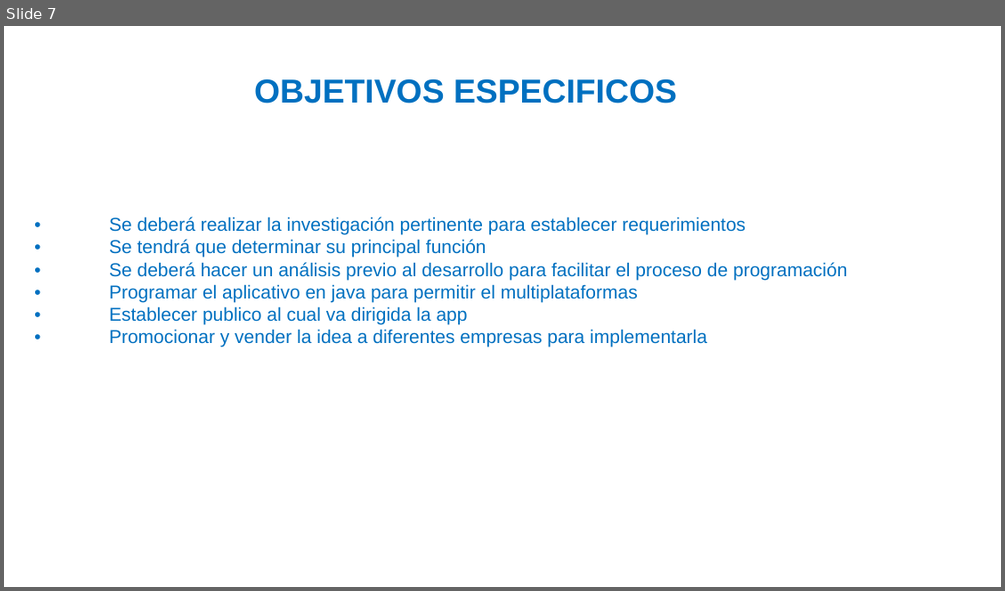
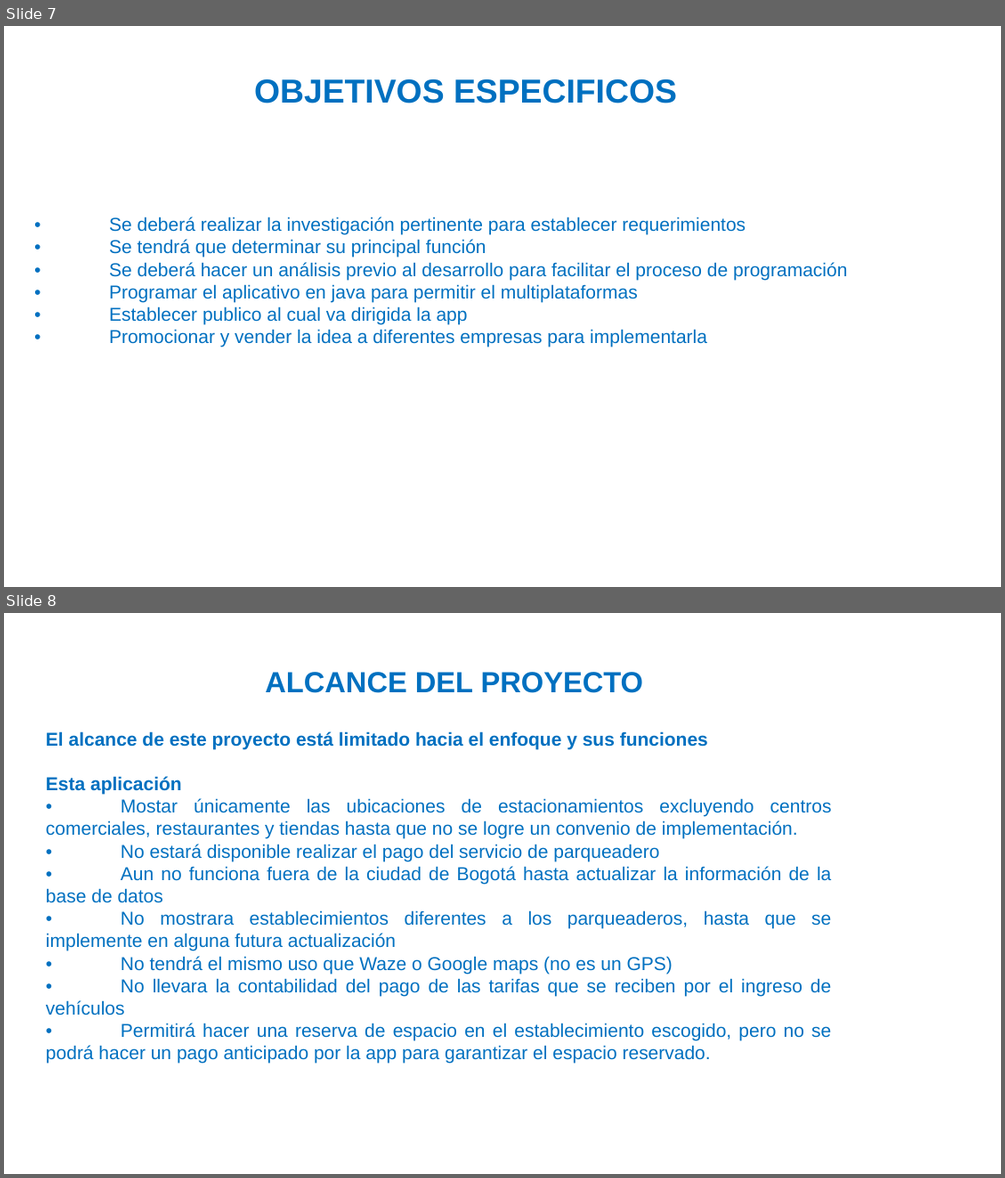
Before and after one commit to julianforero19/Proyecto_Parking, a slide deck: PLANTILLA_PRESENTACION_AVANCES_PROYECTO_.pptx. Shown one above the other, each under a label of ours: slide 7 before the commit, slides 7 and 8 after it. The pictures are 1005x591 and 1005x1178 pixels, drawn with LibreOffice and Linux fonts; fonts in the diff are those of the drawing; background and template pictures are left out. Boxes give left, top, right and bottom in pixels: in the first picture for what was removed or moved away, otherwise in the second. Text is boxed around its words. In the diff, an @@ line names an element or a change of style, - is before the commit and + after.

```diff
--- a/PLANTILLA_PRESENTACION_AVANCES_PROYECTO_.pptx
+++ b/PLANTILLA_PRESENTACION_AVANCES_PROYECTO_.pptx
@@ slide 8 added at box(4, 613, 1001, 1174), background picture (left out) @@
@@ text added at box(265, 672, 643, 693), 28 pt, text #0070C0, bold @@
+ALCANCE DEL PROYECTO
@@ text added at box(46, 731, 832, 1063), 18 pt, text #0070C0 @@
+El alcance de este proyecto está limitado hacia el enfoque y sus funciones
+Esta aplicación
+• Mostar únicamente las ubicaciones de estacionamientos excluyendo centros comerciales, restaurantes y tiendas hasta que no se logre un convenio de implementación.
+• No estará disponible realizar el pago del servicio de parqueadero
+• Aun no funciona fuera de la ciudad de Bogotá hasta actualizar la información de la base de datos
+• No mostrara establecimientos diferentes a los parqueaderos, hasta que se implemente en alguna futura actualización
+• No tendrá el mismo uso que Waze o Google maps (no es un GPS)
+• No llevara la contabilidad del pago de las tarifas que se reciben por el ingreso de vehículos
+• Permitirá hacer una reserva de espacio en el establecimiento escogido, pero no se podrá hacer un pago anticipado por la app para garantizar el espacio reservado.
```
Also in this commit, not shown: 3 other slides added, 1 slide removed.
